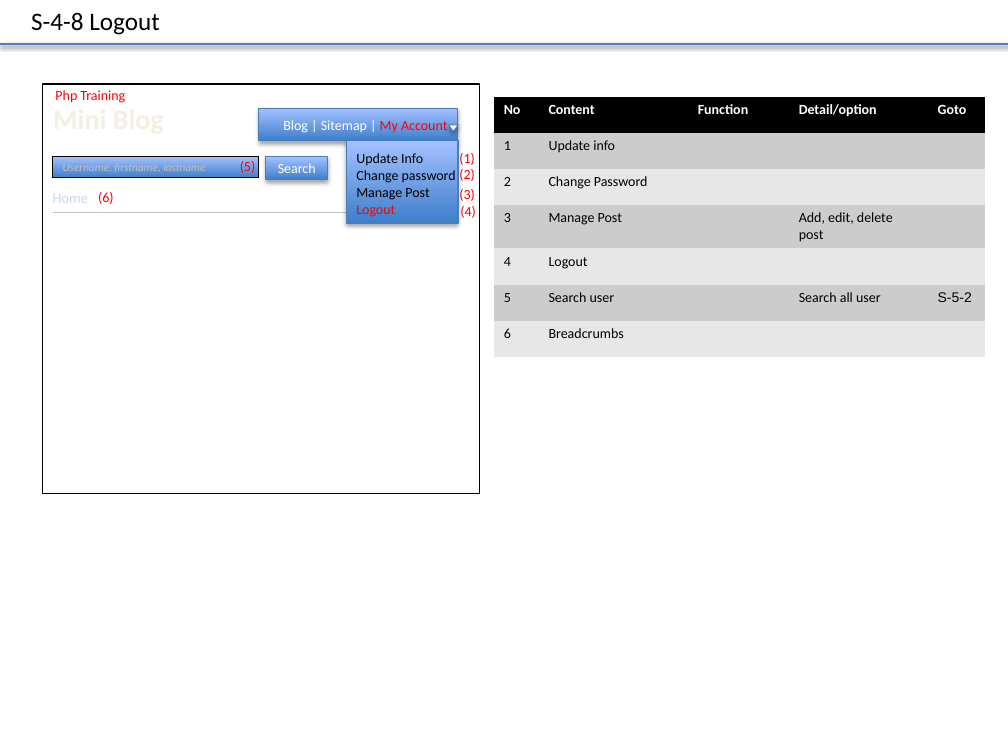
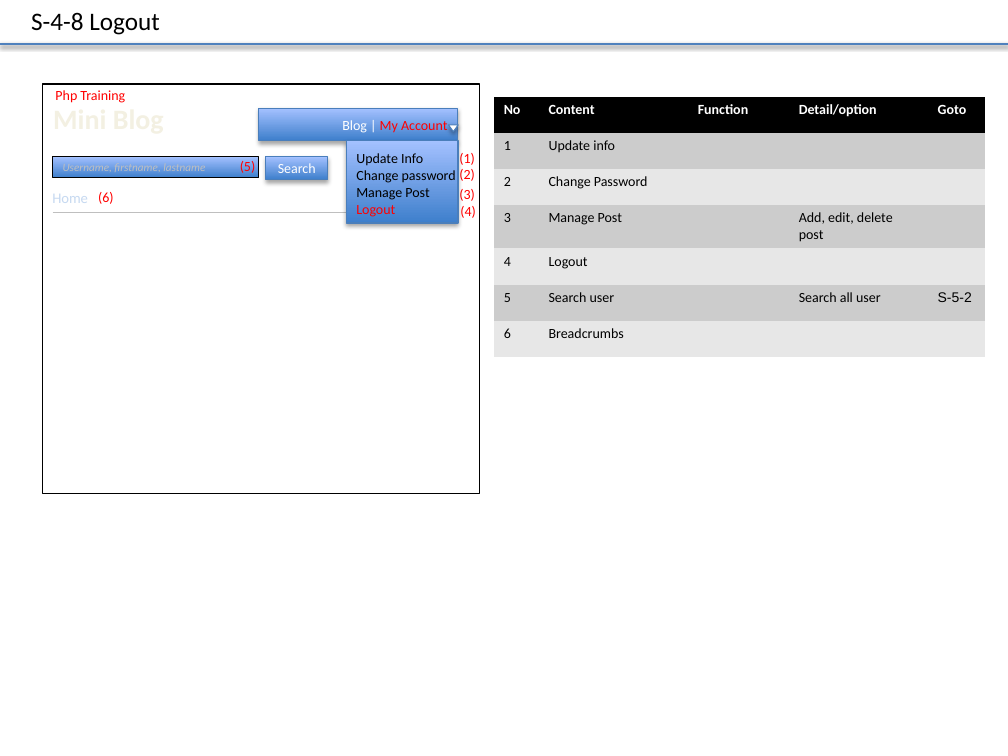
Before and after one commit to truong-vu-mulodo/mini-blog, a slide deck: slide 5 of php/tam-v.anh/doc/detail_design/frontend/wireframe/MiniBlog_Wireframe_Ver_0.1.0.pptx. Drawn at 1008x756 pixels with LibreOffice and Linux fonts; fonts in the diff are those of the drawing. Boxes give left, top, right and bottom in pixels: in the first picture for what was removed or moved away, otherwise in the second. Text is boxed around its words. In the diff, an @@ line names an element or a change of style, - is before the commit and + after.

Commit message:
remove sitemap and update change password, update info

```diff
--- a/php/tam-v.anh/doc/detail_design/frontend/wireframe/MiniBlog_Wireframe_Ver_0.1.0.pptx
+++ b/php/tam-v.anh/doc/detail_design/frontend/wireframe/MiniBlog_Wireframe_Ver_0.1.0.pptx
@@ text in rectangle at (342, 120, 447, 134): text changed; text colour #FFFFFF to #FF0000 @@
-Blog | Sitemap | My Account
+Blog | My Account
```
Also in this commit, not shown: 6 other slides changed.
